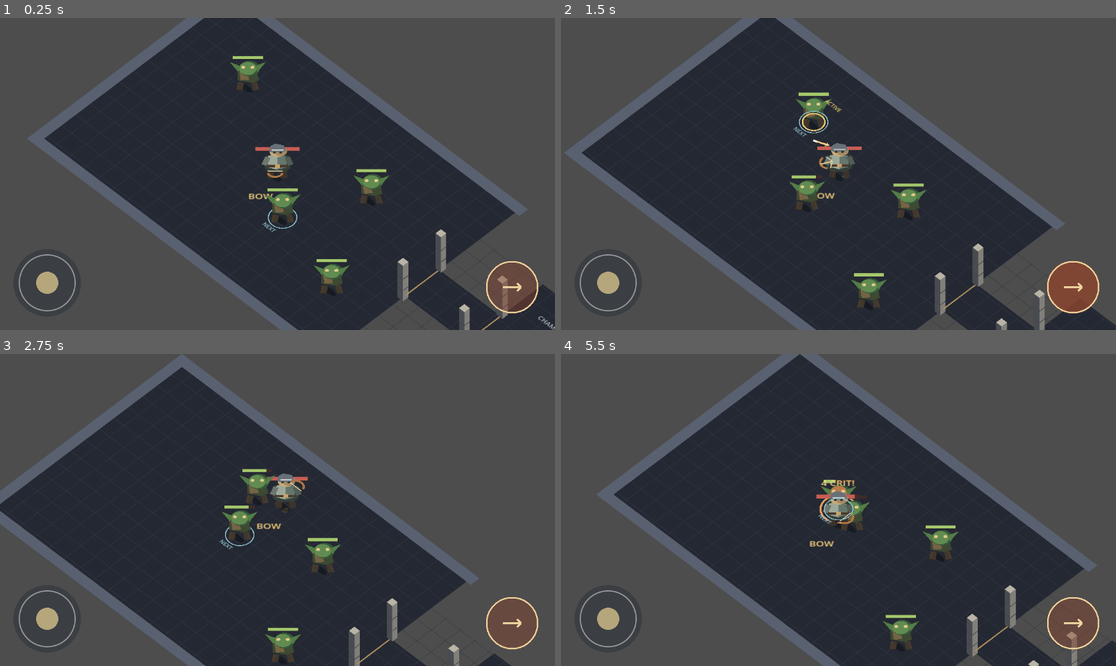
Above: before the commit, frames 1-4 (two rows, left to right).
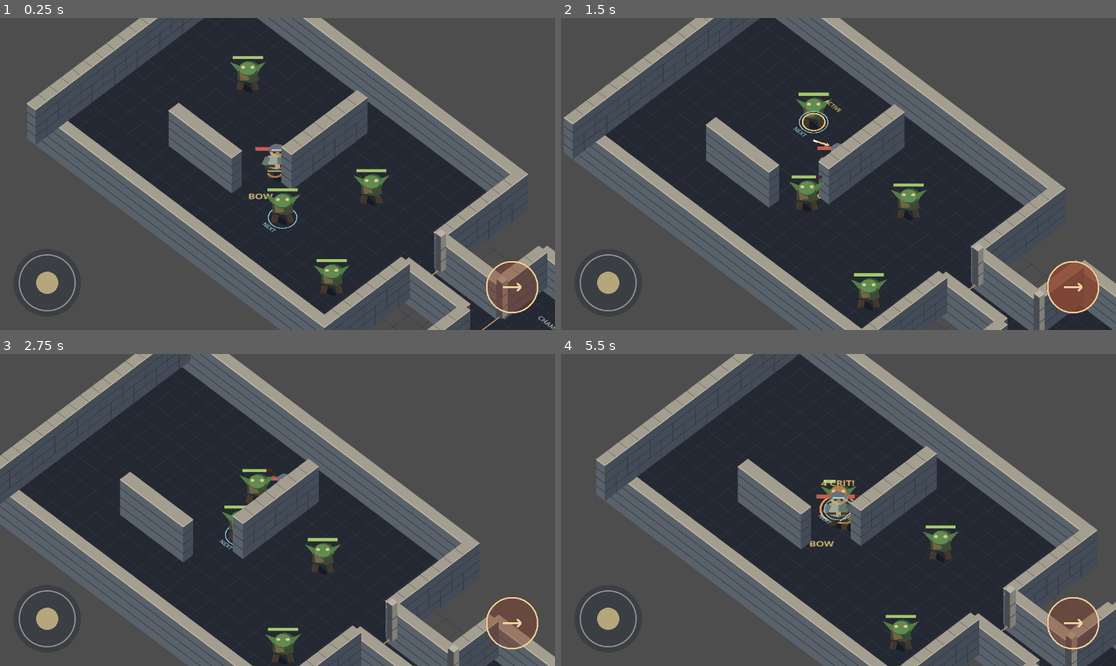
Above: after the commit, the same moments.

Repository: Jonty303/Project-Gauntlands
Game: Godot game, scene res://scenes/main.tscn
Two runs of this game, one before a commit and one after it. Both use one fixed random seed, a clock stepped at 60 frames per second and the inputs below.
Inputs (mouse positions are in pixels of both pictures, inside the frame that each line leads up to):
- Up to frame 1 (0.25 s): no input
- Up to frame 2 (1.5 s): tap Enter (ui_accept) at 0.5 s; drag from (610, 283) to (894, 105) at 0.52 s; drag from (1071, 286) to (810, 236) at 1.27 s
- Up to frame 3 (2.75 s): move the mouse to (333, 441) at 2.02 s; hold D (move_right) from 2.03 s (still down); tap Q (target_previous) at 2.1 s
- Up to frame 4 (5.5 s): release D (move_right) at 2.75 s; drag from (810, 572) to (672, 463) at 2.77 s; move the mouse to (1005, 556) at 3.52 s; hold A (move_left) 3.53-4.25 s; hold Space (attack) 3.53-4.25 s; tap Enter (ui_accept) at 3.77 s; drag from (672, 463) to (755, 432) at 4.27 s; move the mouse to (866, 510) at 5.02 s; hold S (move_down) from 5.03 s (still down); tap Q (target_previous) at 5.1 s; click (866, 510) at 5.17 s

The runs differ from the first frame. In frame 1, 22% of the frame differs, in the area x 4-100%, y 0-100%; in frame 2, 22%; in frame 3, 21%; in frame 4, 22%.
Error before the commit: Parse Error: Cannot infer the type of "lift" variable because the value doesn't have a set type. (res://scripts/raised_wall.gd:27)

Commit message:
Explicitly type stone geometry loop variables for Godot parser

Diff:
--- a/scripts/raised_wall.gd
+++ b/scripts/raised_wall.gd
@@ -23,8 +23,8 @@
     draw_colored_polygon(PackedVector2Array([side_back, front_right, front_right + rise, side_back + rise]), STONE_SIDE)
     draw_colored_polygon(PackedVector2Array([back_left + rise, side_back + rise, front_right + rise, front_left + rise]), STONE_TOP)
     # Horizontal courses on both vertical faces.
-    for fraction in [0.25, 0.50, 0.75]:
-        var lift := rise * fraction
+    for fraction: float in [0.25, 0.50, 0.75]:
+        var lift: Vector2 = rise * fraction
         draw_line(front_left + lift, front_right + lift, MORTAR, 1.5)
         draw_line(side_back + lift, front_right + lift, MORTAR, 1.5)
     # Staggered vertical joints along the long side.
